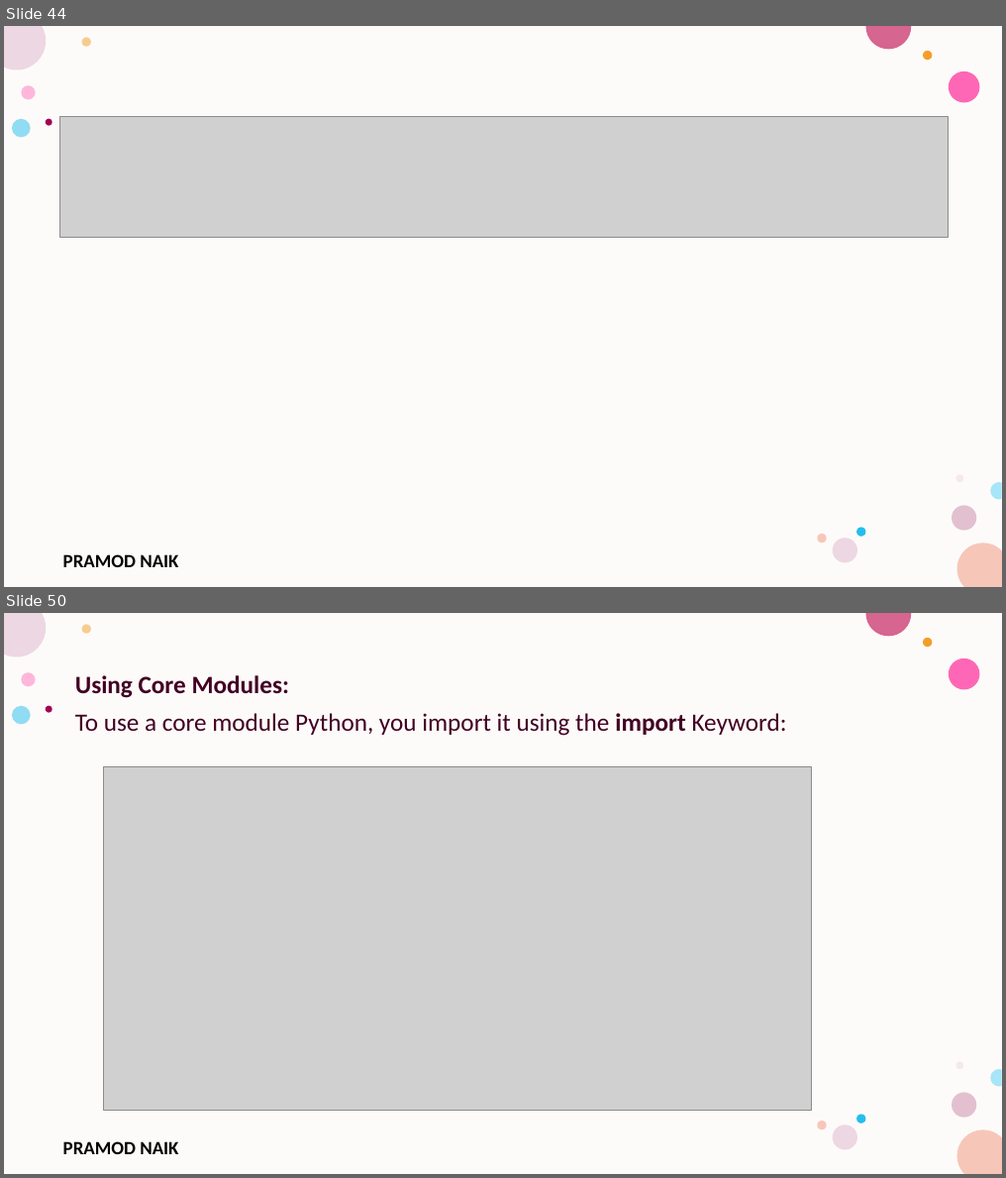
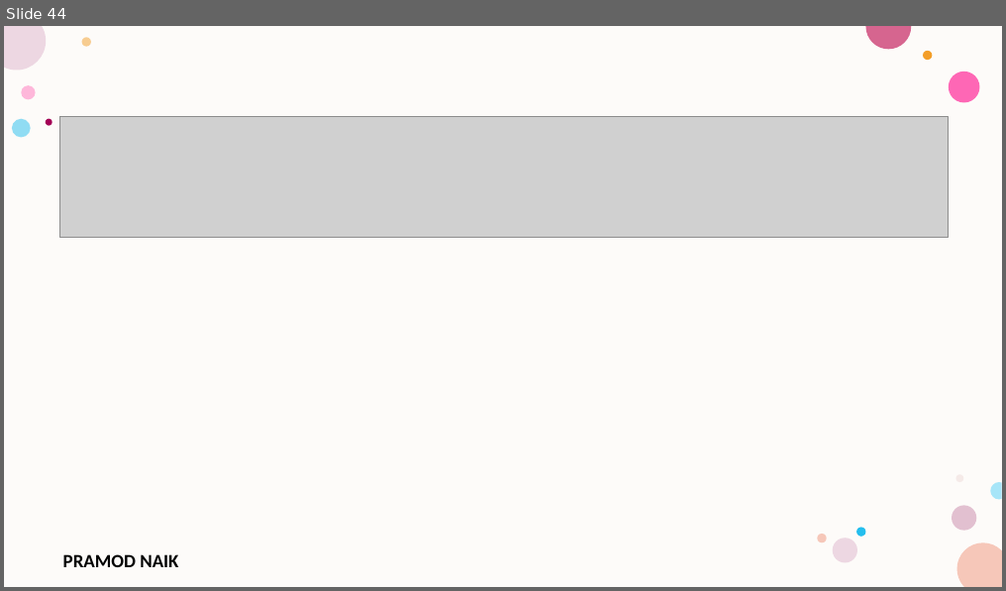
Before and after one commit to PRAMODNAIK-DEV/Backend-Dev-using-Python-FastAPI, a slide deck: FastAPI/Introduction to FastAPI.pptx. Shown one above the other, each under a label of ours: slides 44 and 50 before the commit, slide 44 after it; the slides between them are not shown. The pictures are 1006x1178 and 1006x591 pixels, drawn with LibreOffice and Linux fonts; fonts in the diff are those of the drawing; grey boxes stand for pictures; background and template pictures are left out. Boxes give left, top, right and bottom in pixels: in the first picture for what was removed or moved away, otherwise in the second. Text is boxed around its words. In the diff, an @@ line names an element or a change of style, - is before the commit and + after.

```diff
--- a/FastAPI/Introduction to FastAPI.pptx
+++ b/FastAPI/Introduction to FastAPI.pptx
@@ slide 50 removed at (4, 613, 1002, 1174), background #FFFFFF; not listed: 17 template elements that a slide beside it also shows @@
@@ text removed at (75, 675, 787, 736) @@
-Using Core Modules:
-To use a core module Python, you import it using the import Keyword:
@@ picture removed at (104, 766, 812, 1111) @@
```
Also in this commit, not shown: 7 slides changed, 15 other slides removed, 1 other file.
